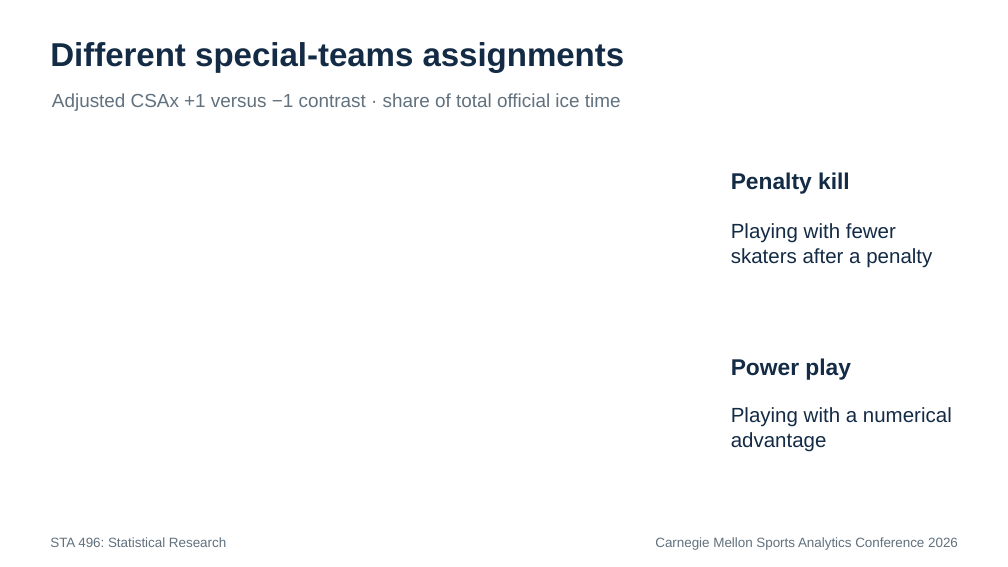
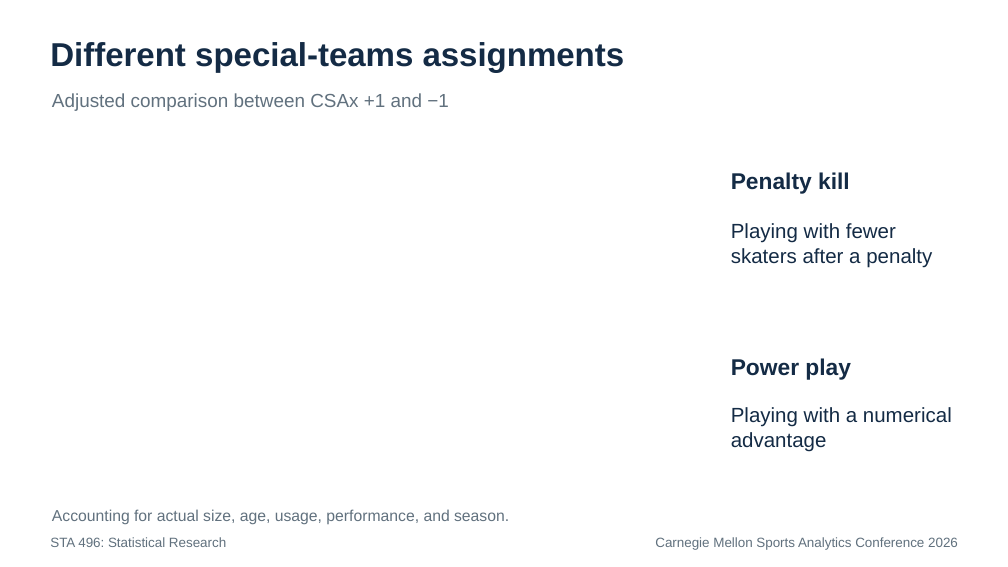
Before and after one commit to RentoSaijo/CSAx_STA496, a slide deck: slide 34 of reports/presentation.pptx (slide 32 before the commit). Drawn at 1008x567 pixels with LibreOffice and Linux fonts; fonts in the diff are those of the drawing. Boxes give left, top, right and bottom in pixels: in the first picture for what was removed or moved away, otherwise in the second. Text is boxed around its words. In the diff, an @@ line names an element or a change of style, - is before the commit and + after.

```diff
--- a/reports/presentation.pptx
+++ b/reports/presentation.pptx
@@ text at <box>52,93,449,111</box>: text changed @@
-Adjusted CSAx +1 versus −1 contrast · share of total official ice time
+Adjusted comparison between CSAx +1 and −1
@@ text added at <box>52,509,509,524</box>, 15 pt, text #61717E @@
+Accounting for actual size, age, usage, performance, and season.
```
Also in this commit, not shown: 18 other slides changed, 5 slides added, 3 slides removed.
